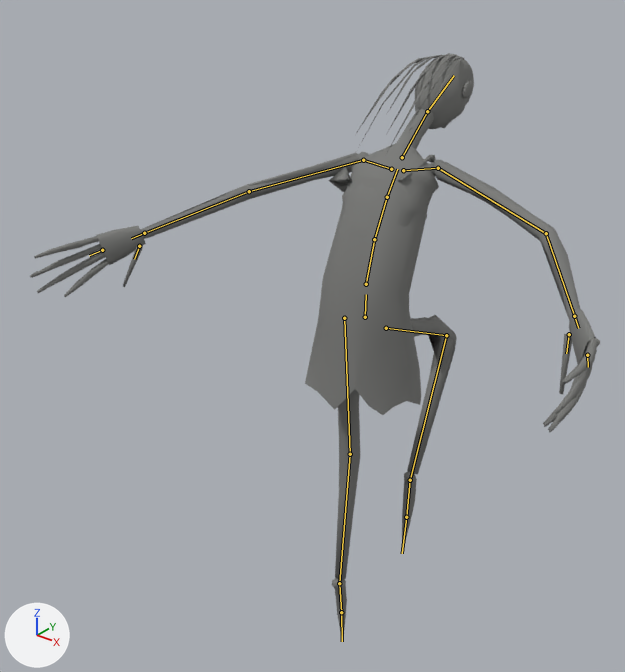
The glTF model content/art/models/tippy_toesie.lod1.glb, before and after one commit.
Rendered twice from a camera (50 mm lens) standing at (1.49, -2.14, 2.62) and looking at (-0.2, -0.03, 1.32). Arrows for +X, +Y and +Z are at lower left; the lights stay in place. The picture after the commit comes second. Both versions are drawn at frame 0 of the action 'flee'; the numbers are the values there. The bones that change, and the others that lie on the model, are drawn over the model as lines.

The first picture shows 'body', 'hands', 'head', 'shift'.
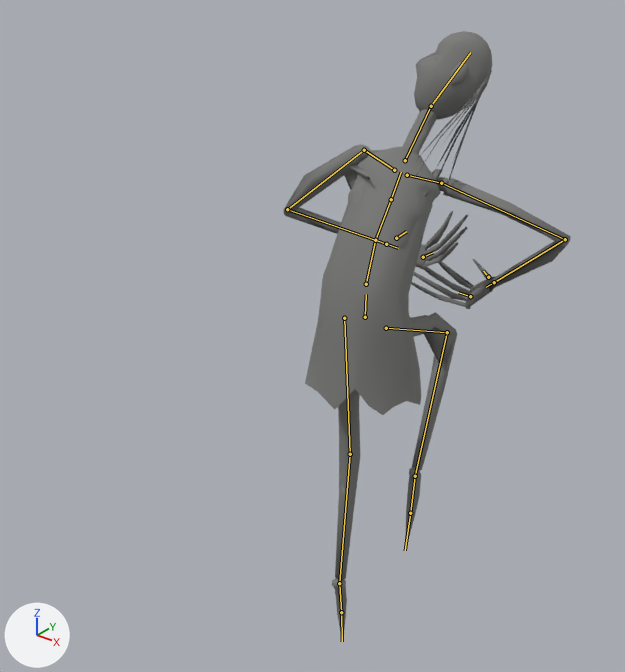
Changed parts and their boxes (x1, y1, x2, y2) in the pictures (625 x 672 px):
'body', posed (35% narrower): before (140, 109, 580, 640); after (283, 109, 570, 640)
'shift', posed: before (305, 155, 436, 415); after (305, 164, 443, 415)
'hands', posed: before (30, 226, 600, 433); after (411, 211, 494, 309)
'head', posed (35% narrower, 59% taller): before (354, 53, 474, 155); after (414, 31, 492, 194)
bone 'spine_01', root to tip: before (366, 284) to (374, 239); after (366, 284) to (375, 240)
bone 'spine_02', root to tip: before (374, 239) to (387, 197); after (375, 240) to (391, 199)
bone 'spine_03', root to tip: before (387, 197) to (397, 169); after (391, 199) to (401, 172)
bone 'neck', root to tip: before (402, 157) to (427, 111); after (405, 160) to (431, 106)
bone 'head', root to tip: before (427, 111) to (454, 75); after (431, 106) to (470, 52)
bone 'upperarm_l', root to tip: before (363, 160) to (249, 191); after (364, 150) to (287, 209)
bone 'lowerarm_l', root to tip: before (249, 191) to (144, 233); after (287, 209) to (386, 244)
bone 'fingers_l', root to tip: before (102, 250) to (89, 255); after (423, 257) to (433, 252)
bone 'thumb_l', root to tip: before (139, 246) to (134, 259); after (396, 238) to (406, 231)
bone 'upperarm_r', root to tip: before (438, 168) to (546, 233); after (441, 183) to (565, 239)
bone 'lowerarm_r', root to tip: before (546, 233) to (574, 316); after (565, 239) to (494, 282)
bone 'fingers_r', root to tip: before (587, 355) to (588, 367); after (470, 296) to (458, 292)
bone 'thumb_r', root to tip: before (569, 334) to (566, 353); after (488, 277) to (483, 271)
bone 'thigh_r', root to tip: before (386, 328) to (446, 335); after (386, 328) to (447, 332)
bone 'calf_r', root to tip: before (446, 335) to (410, 480); after (447, 332) to (415, 476)
bone 'foot_r', root to tip: before (410, 480) to (406, 517); after (415, 476) to (410, 513)

What changed in the scene script:
```text
Change bone_spine_01:
    where bone_spine_01 = bpy.data.objects['SK_Human'].pose.bones['spine_01']  # child of 'pelvis'
    bone_spine_01.rotation_quaternion: (0.985, -0.174, 0.0, 0.0) -> (0.978, -0.208, 0.0, 0.0)  # degrees (-20, 0, 0) -> degrees (-24, 0, 0)
Change bone_spine_02:
    where bone_spine_02 = bpy.data.objects['SK_Human'].pose.bones['spine_02']  # child of 'spine_01'
    bone_spine_02.rotation_quaternion: (0.993, -0.122, 0.0, 0.0) -> (0.989, -0.139, -0.052, -0.007)  # degrees (-14, 0, 0) -> degrees (-16, -6, 0)
Change bone_spine_03:
    where bone_spine_03 = bpy.data.objects['SK_Human'].pose.bones['spine_03']  # child of 'spine_02'
    bone_spine_03.rotation_quaternion: (0.996, -0.07, -0.052, -0.004) -> (0.939, -0.033, 0.342, 0.012)  # degrees (-8, -6, 0) -> degrees (-4, 40, 0)
Change bone_neck:
    where bone_neck = bpy.data.objects['SK_Human'].pose.bones['neck']  # child of 'spine_03'
    bone_neck.rotation_quaternion: (0.996, -0.087, 0.0, 0.0) -> (0.936, 0.082, 0.342, -0.012)  # degrees (-10, 0, 0) -> degrees (11, 40, 3)
Change bone_head:
    where bone_head = bpy.data.objects['SK_Human'].pose.bones['head']  # child of 'neck'
    bone_head.rotation_quaternion: (0.995, -0.105, 0.0, 0.0) -> (0.895, 0.135, 0.404, 0.128)  # degrees (-12, 0, 0) -> degrees (29, 44, 28)
Change bone_upperarm_l:
    where bone_upperarm_l = bpy.data.objects['SK_Human'].pose.bones['upperarm_l']  # child of 'clavicle_l'
    bone_upperarm_l.rotation_quaternion: (0.909, -0.182, 0.368, -0.07) -> (0.637, -0.497, -0.512, -0.293)  # degrees (-30, 40, -20) -> degrees (-93, -70, 24)
Change bone_lowerarm_l:
    where bone_lowerarm_l = bpy.data.objects['SK_Human'].pose.bones['lowerarm_l']  # child of 'upperarm_l'
    bone_lowerarm_l.rotation_quaternion: (0.94, -0.342, 0.0, 0.0) -> (0.609, -0.793, 0.0, 0.0)  # degrees (-40, 0, 0) -> degrees (-105, 0, 0)
Change bone_fingers_l:
    where bone_fingers_l = bpy.data.objects['SK_Human'].pose.bones['fingers_l']  # child of 'hand_l'
    bone_fingers_l.rotation_quaternion: (0.995, -0.105, 0.0, 0.0) -> (0.829, -0.559, 0.0, 0.0)  # degrees (-12, 0, 0) -> degrees (-68, 0, 0)
Change bone_thumb_l:
    where bone_thumb_l = bpy.data.objects['SK_Human'].pose.bones['thumb_l']  # child of 'hand_l'
    bone_thumb_l.rotation_quaternion: (0.999, -0.037, -0.037, 0.0) -> (0.982, -0.135, -0.135, 0.0)  # degrees (-4, -4, 0) -> degrees (-16, -15, 2)
Change bone_upperarm_r:
    where bone_upperarm_r = bpy.data.objects['SK_Human'].pose.bones['upperarm_r']  # child of 'clavicle_r'
    bone_upperarm_r.rotation_quaternion: (0.909, -0.182, -0.368, 0.07) -> (0.786, 0.004, 0.614, -0.07)  # degrees (-30, -40, 20) -> degrees (-18, 75, -24)
Change bone_lowerarm_r:
    where bone_lowerarm_r = bpy.data.objects['SK_Human'].pose.bones['lowerarm_r']  # child of 'upperarm_r'
    bone_lowerarm_r.rotation_quaternion: (0.94, -0.342, 0.0, 0.0) -> (0.609, -0.793, -0.01, 0.008)  # degrees (-40, 0, 0) -> degrees (-105, 0, 1)
Change bone_fingers_r:
    where bone_fingers_r = bpy.data.objects['SK_Human'].pose.bones['fingers_r']  # child of 'hand_r'
    bone_fingers_r.rotation_quaternion: (0.995, -0.105, 0.0, 0.0) -> (0.829, -0.559, 0.0, 0.0)  # degrees (-12, 0, 0) -> degrees (-68, 0, 0)
Change bone_thumb_r:
    where bone_thumb_r = bpy.data.objects['SK_Human'].pose.bones['thumb_r']  # child of 'hand_r'
    bone_thumb_r.rotation_quaternion: (0.999, -0.037, 0.037, 0.0) -> (0.982, -0.135, 0.135, 0.0)  # degrees (-4, 4, 0) -> degrees (-16, 15, -2)
Change bone_thigh_r:
    where bone_thigh_r = bpy.data.objects['SK_Human'].pose.bones['thigh_r']  # child of 'pelvis'
    bone_thigh_r.rotation_quaternion: (0.848, 0.53, 0.005, 0.005) -> (0.842, 0.539, 0.005, 0.005)  # degrees (64, 0, 1) -> degrees (65, 0, 1)
Change bone_calf_r:
    where bone_calf_r = bpy.data.objects['SK_Human'].pose.bones['calf_r']  # child of 'thigh_r'
    bone_calf_r.rotation_quaternion: (0.707, -0.707, 0.0, 0.0) -> (0.727, -0.687, 0.0, 0.0)  # degrees (-90, 0, 0) -> degrees (-87, 0, 0)
Change bone_foot_r:
    where bone_foot_r = bpy.data.objects['SK_Human'].pose.bones['foot_r']  # child of 'calf_r'
    bone_foot_r.rotation_quaternion: (0.914, -0.407, 0.0, 0.0) -> (0.888, -0.46, 0.0, 0.0)  # degrees (-48, 0, 0) -> degrees (-55, 0, 0)
```
